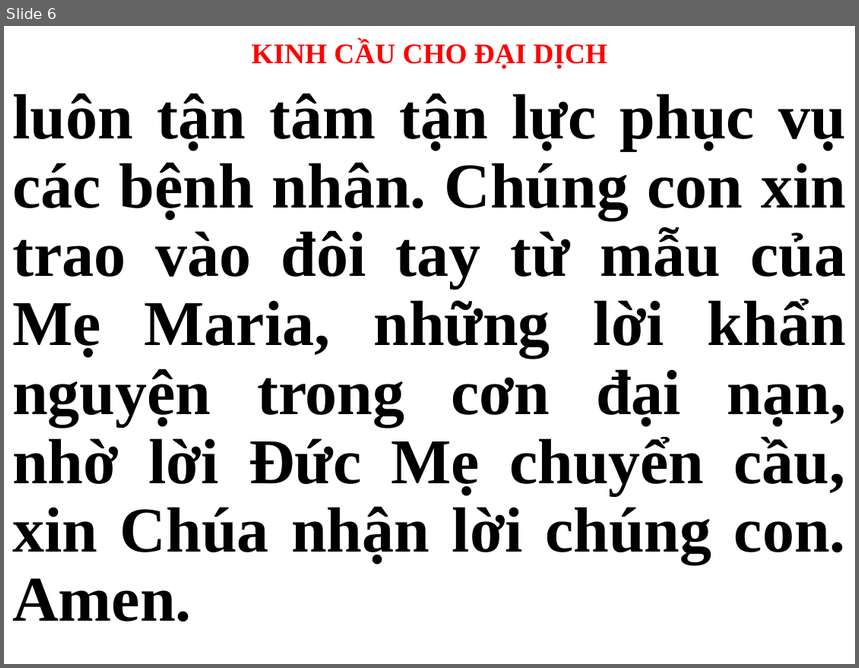
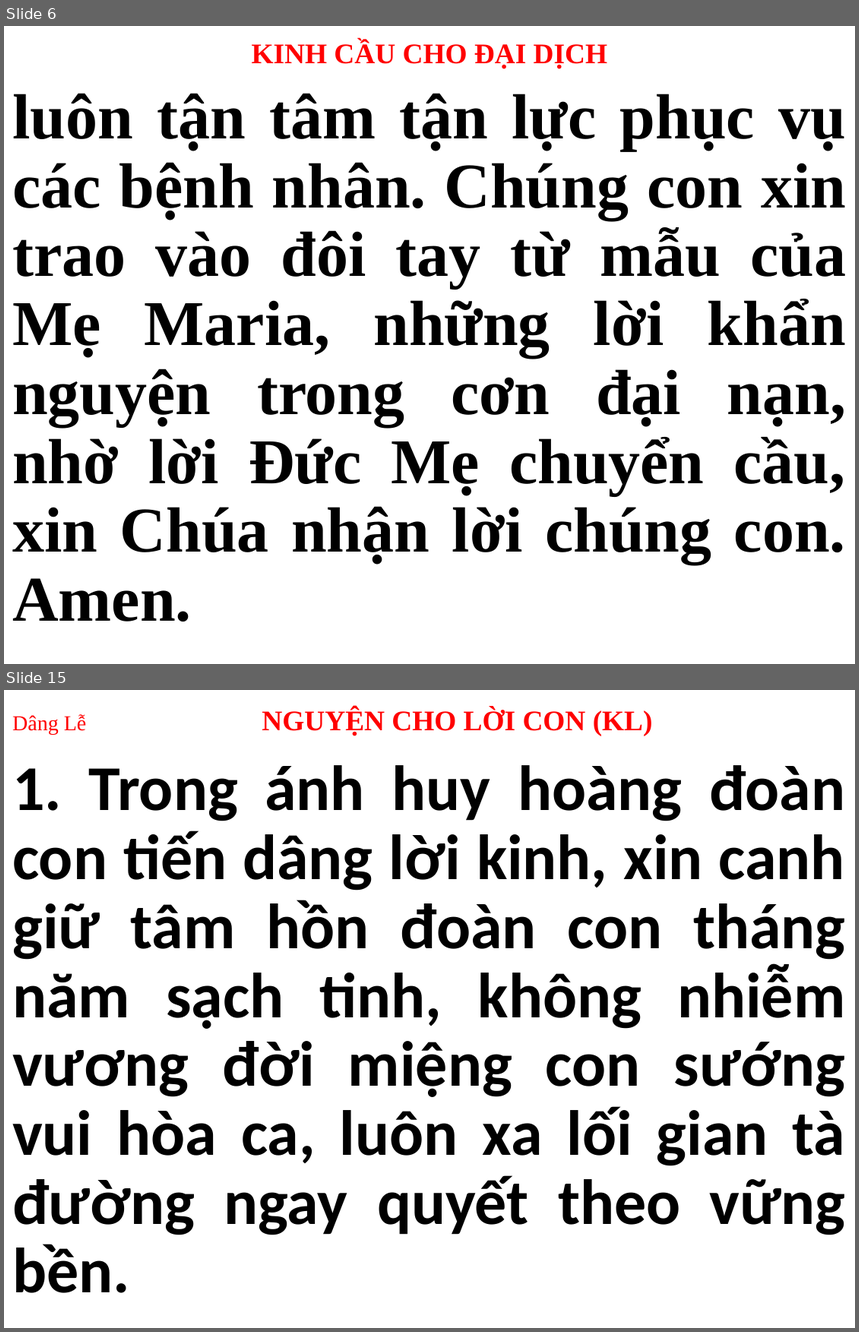
Before and after one commit to webfullstack99/usb-songs, a slide deck: Thứ 3.pptx. Shown one above the other, each under a label of ours: slide 6 before the commit, slides 6 and 15 after it; the slides between them are not shown. The pictures are 859x668 and 859x1332 pixels, drawn with LibreOffice and Linux fonts; fonts in the diff are those of the drawing. Boxes give left, top, right and bottom in pixels: in the first picture for what was removed or moved away, otherwise in the second. Text is boxed around its words. In the diff, an @@ line names an element or a change of style, - is before the commit and + after.

```diff
--- a/Thứ 3.pptx
+++ b/Thứ 3.pptx
@@ slide 15 added at (4,690,855,1328), background #FFFFFF @@
@@ title added at (12,708,653,736), 24 pt, text #FF0000, bold @@
+Dâng Lễ NGUYỆN CHO LỜI CON (KL)
@@ subtitle added at (12,765,846,1293), 54 pt, text #000000, bold @@
+1. Trong ánh huy hoàng đoàn con tiến dâng lời kinh, xin canh giữ tâm hồn đoàn con tháng năm sạch tinh, không nhiễm vương đời miệng con sướng vui hòa ca, luôn xa lối gian tà đường ngay quyết theo vững bền.
```
Also in this commit, not shown: 3 slides changed, 15 other slides added, 23 slides removed.
